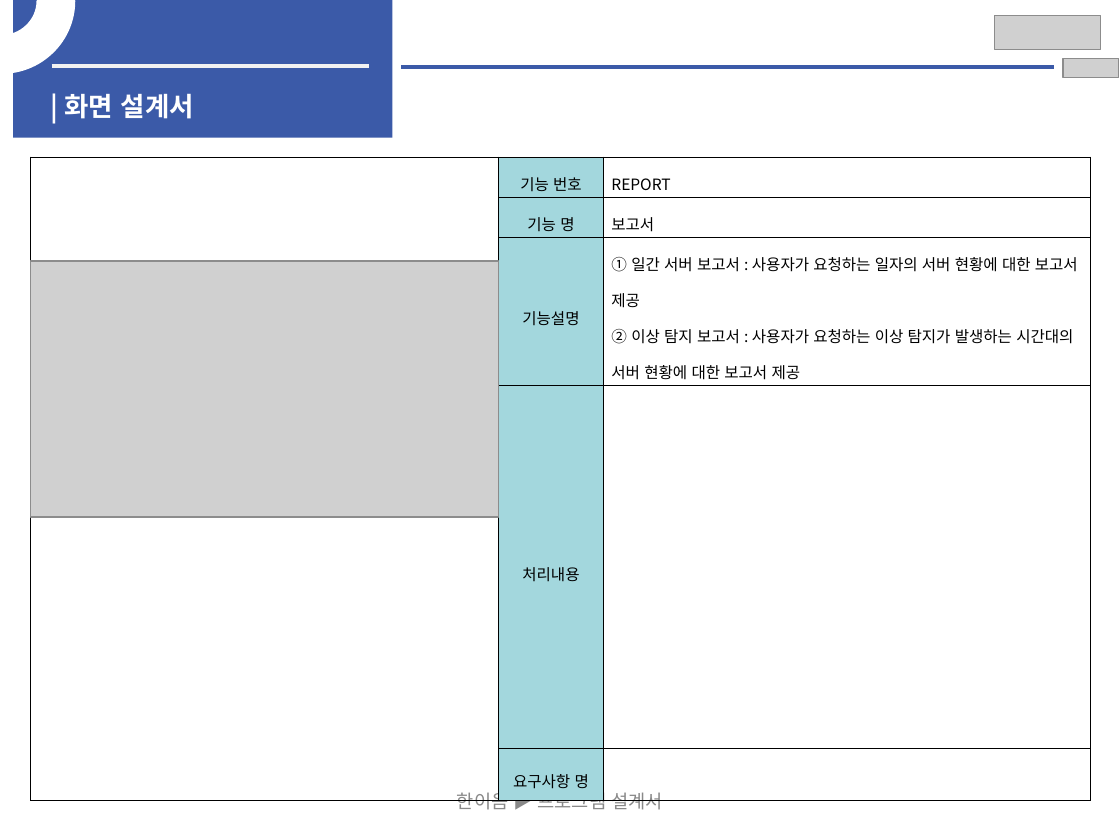
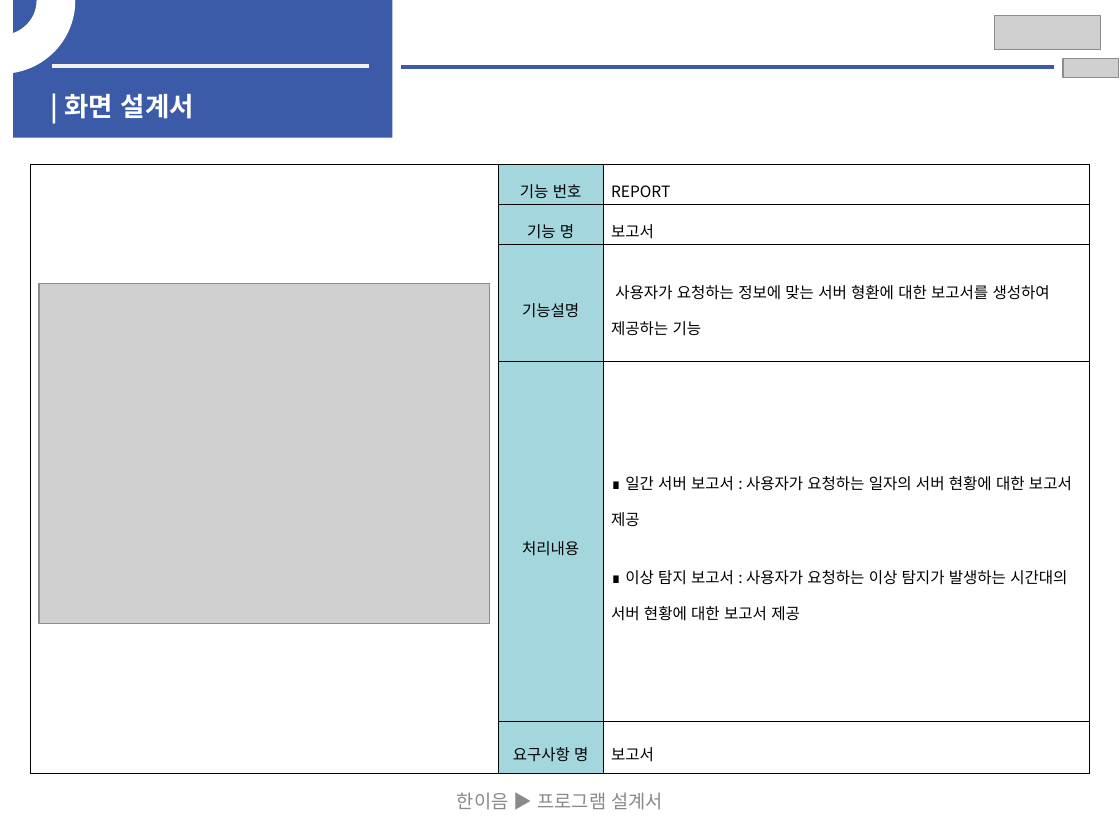
Before and after one commit to HwangYooHyun1/2023_Hanium_prj, a slide deck: slide 14 of 02_문서/03_중간보고서/2023_SW개발_HW제작설계서_일반_초안.pptx. Drawn at 1120x840 pixels with LibreOffice and Linux fonts; fonts in the diff are those of the drawing; grey boxes stand for pictures. Boxes give left, top, right and bottom in pixels: in the first picture for what was removed or moved away, otherwise in the second. Text is boxed around its words. In the diff, an @@ line names an element or a change of style, - is before the commit and + after.

```diff
--- a/02_문서/03_중간보고서/2023_SW개발_HW제작설계서_일반_초안.pptx
+++ b/02_문서/03_중간보고서/2023_SW개발_HW제작설계서_일반_초안.pptx
@@ table at (30,164,1090,766) @@
-row 3, column 3: ① 일간 서버 보고서 : 사용자가 요청하는 일자의 서버 현황에 대한 보고서 제공 / ② 이상 탐지 보고서 : 사용자가 요청하는 이상 탐지가 발생하는 시간대의 서버 현황에 대한 보고서 제공
+row 3, column 3: 사용자가 요청하는 정보에 맞는 서버 형환에 대한 보고서를 생성하여 제공하는 기능
-row 4, column 3: 
+row 4, column 3: ∎ 일간 서버 보고서 : 사용자가 요청하는 일자의 서버 현황에 대한 보고서 제공 / ∎ 이상 탐지 보고서 : 사용자가 요청하는 이상 탐지가 발생하는 시간대의 서버 현황에 대한 보고서 제공
-row 5, column 3: 
+row 5, column 3: 보고서
@@ table: place and size @@
-table at (30,157,1090,793)
+table at (30,164,1090,766)
@@ picture: place and size @@
-picture at (30,261,498,517)
+picture at (39,283,490,622)
```
Also in this commit, not shown: 11 other slides changed, 1 slide added.
